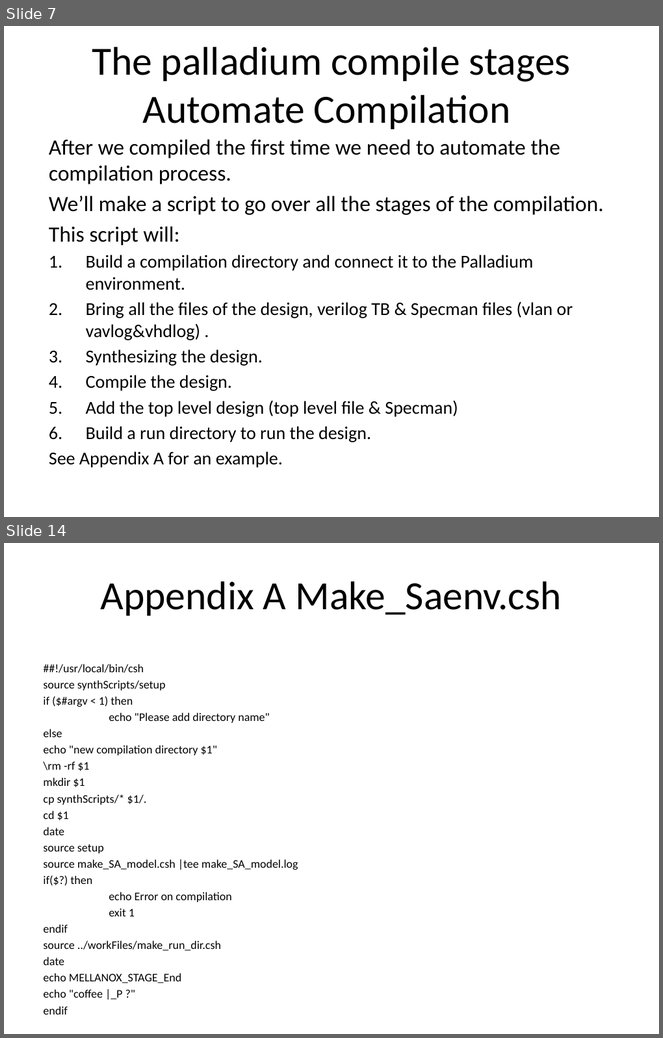
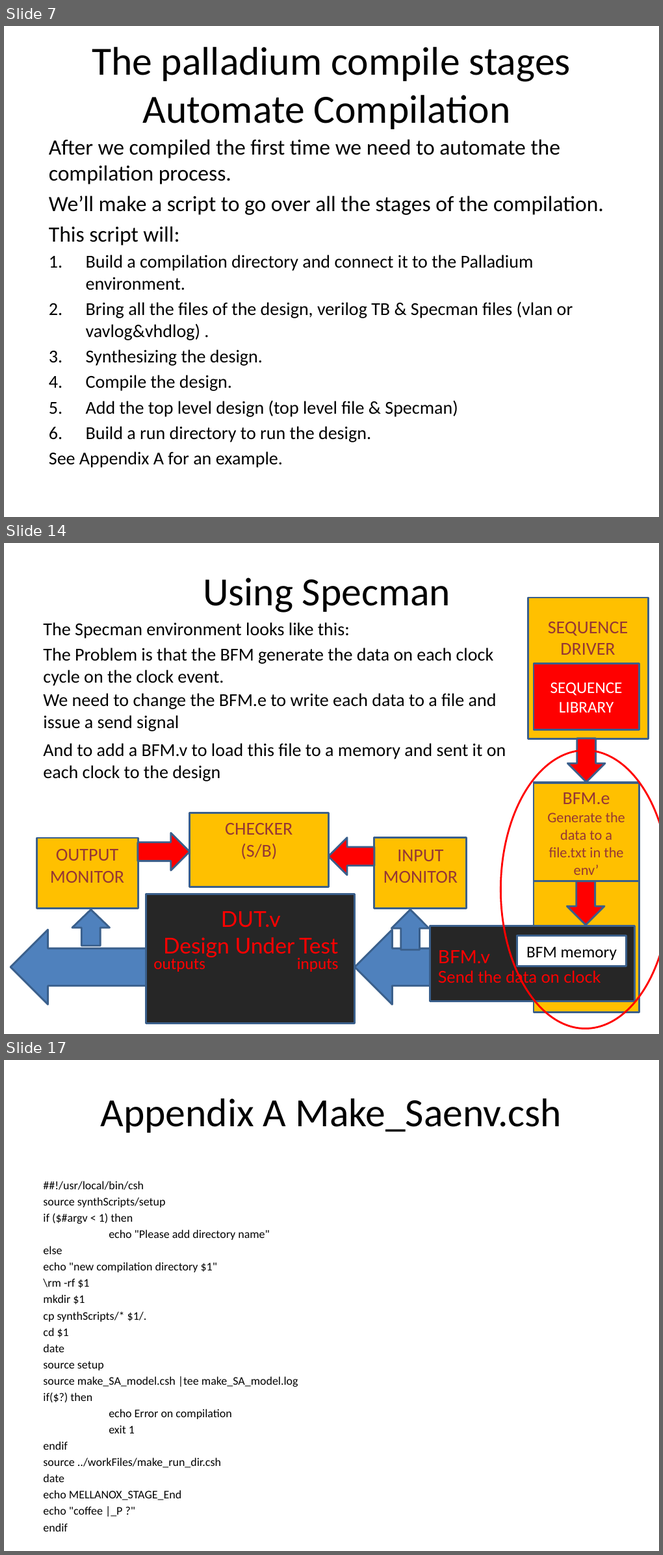
Before and after one commit to zahike/Palladium, a slide deck: Simulation Acceleration tutoria.pptx. Shown one above the other, each under a label of ours: slides 7 and 14 before the commit, slides 7, 14 and 17 after it; the slides between them are not shown. The pictures are 663x1038 and 663x1555 pixels, drawn with LibreOffice and Linux fonts; fonts in the diff are those of the drawing. Boxes give left, top, right and bottom in pixels: in the first picture for what was removed or moved away, otherwise in the second. Text is boxed around its words. In the diff, an @@ line names an element or a change of style, - is before the commit and + after.

Commit message:
add specman control & verifiers & checkers

```diff
--- a/Simulation Acceleration tutoria.pptx
+++ b/Simulation Acceleration tutoria.pptx
@@ slide 14 added at (x1=4, y1=543, x2=659, y2=1034), background #FFFFFF @@
@@ title added at (x1=203, y1=577, x2=451, y2=613), 44 pt, text #000000 @@
+Using Specman
@@ rectangle added at (x1=528, y1=598, x2=648, y2=739), fill #FFC000, outline #3A5F8C 2 pt @@
@@ text added at (x1=43, y1=622, x2=494, y2=686), 20 pt, text #000000 @@
+The Specman environment looks like this:
+The Problem is that the BFM generate the data on each clock cycle on the clock event.
@@ text added at (x1=548, y1=622, x2=628, y2=655), 20 pt, text #953735 @@
+SEQUENCE DRIVER
@@ rectangle added at (x1=534, y1=663, x2=640, y2=730), fill #FF0000, outline #3A5F8C 2 pt, 18 pt, text #FFFFFF @@
+SEQUENCE
+LIBRARY
@@ text added at (x1=43, y1=693, x2=497, y2=731), 20 pt, text #000000 @@
+We need to change the BFM.e to write each data to a file and issue a send signal
@@ text added at (x1=43, y1=743, x2=506, y2=782), 20 pt, text #000000 @@
+And to add a BFM.v to load this file to a memory and sent it on each clock to the design
@@ ellipse added at (x1=501, y1=751, x2=659, y2=1029), outline #FF0000 2 pt @@
@@ right arrow added at (x1=568, y1=738, x2=605, y2=782), fill #FF0000, outline #3A5F8C 2 pt @@
@@ rectangle added at (x1=534, y1=782, x2=640, y2=1013), fill #FFC000, outline #3A5F8C 2 pt @@
@@ rectangle added at (x1=534, y1=783, x2=640, y2=881), fill #FFC000, outline #3A5F8C 2 pt @@
@@ text added at (x1=543, y1=793, x2=623, y2=875), 16 pt, text #953735 @@
+BFM.e
+Generate the data to a file.txt in the env’
@@ rectangle added at (x1=190, y1=813, x2=328, y2=887), fill #FFC000, outline #3A5F8C 2 pt @@
@@ text added at (x1=545, y1=798, x2=630, y2=877), 18 pt, text #953735 @@
+BFM
+Generate the input signals to our DUT
@@ right arrow added at (x1=138, y1=834, x2=189, y2=871), fill #FF0000, outline #3A5F8C 2 pt @@
@@ text added at (x1=225, y1=823, x2=293, y2=860), 20 pt, text #953735 @@
+CHECKER
+(S/B)
@@ rectangle added at (x1=36, y1=839, x2=139, y2=909), fill #FFC000, outline #3A5F8C 2 pt @@
@@ text added at (x1=50, y1=849, x2=124, y2=883), 20 pt, text #953735 @@
+OUTPUT
+MONITOR
@@ right arrow added at (x1=328, y1=838, x2=374, y2=875), fill #FF0000, outline #3A5F8C 2 pt @@
@@ rectangle added at (x1=374, y1=838, x2=467, y2=908), fill #FFC000, outline #3A5F8C 2 pt @@
@@ text added at (x1=384, y1=850, x2=458, y2=883), 20 pt, text #953735 @@
+INPUT
+MONITOR
@@ right arrow added at (x1=568, y1=881, x2=605, y2=925), fill #FF0000, outline #3A5F8C 2 pt @@
@@ right arrow added at (x1=72, y1=910, x2=109, y2=946), fill #4F81BD, outline #3A5F8C 2 pt @@
@@ right arrow added at (x1=392, y1=910, x2=429, y2=950), fill #4F81BD, outline #3A5F8C 2 pt @@
@@ right arrow added at (x1=10, y1=930, x2=146, y2=1005), fill #4F81BD, outline #3A5F8C 2 pt @@
@@ right arrow added at (x1=355, y1=930, x2=534, y2=1005), fill #4F81BD, outline #3A5F8C 2 pt @@
@@ rectangle added at (x1=430, y1=927, x2=635, y2=1002), fill #262626, outline #3A5F8C 2 pt @@
@@ text added at (x1=438, y1=951, x2=601, y2=986), 18 pt, text #FF0000 @@
+BFM.v
+Send the data on clock
@@ rectangle added at (x1=517, y1=936, x2=627, y2=966), fill #FFFFFF, outline #3A5F8C 2 pt, 18 pt, text #000000 @@
+BFM memory
@@ group added at (x1=146, y1=894, x2=355, y2=1023): 3 texts, 1 rectangle @@
+DUT.v
+Design Under Test
+inputs
+outputs
@@ what was slide 14 is now slide 17 @@
```
Also in this commit, not shown: 8 slides changed, 2 other slides added.
